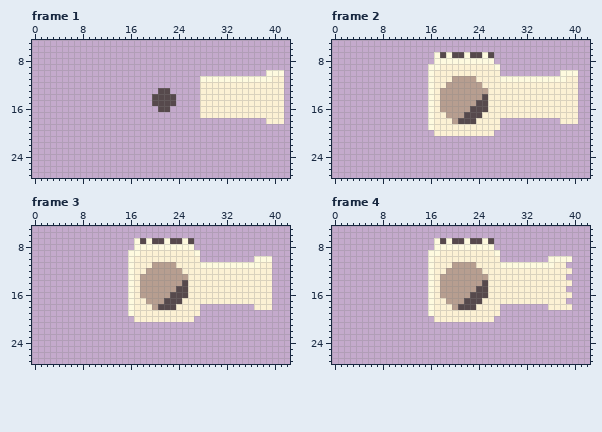
Two states of a pixel-art file, AsepriteFiles/Drafts/Player/Weapons/Animated/tshirtDryerCannon.ase. The picture above is the old version.
45x30 pixels, 11 frames. Shown: frame 1: x 0..42, y 5..27; frame 2: x 0..42, y 5..27; frame 3: x 0..42, y 5..27; frame 4: x 0..42, y 5..27. The commit also changed other frames, which this record leaves out.
The same view after the edit:
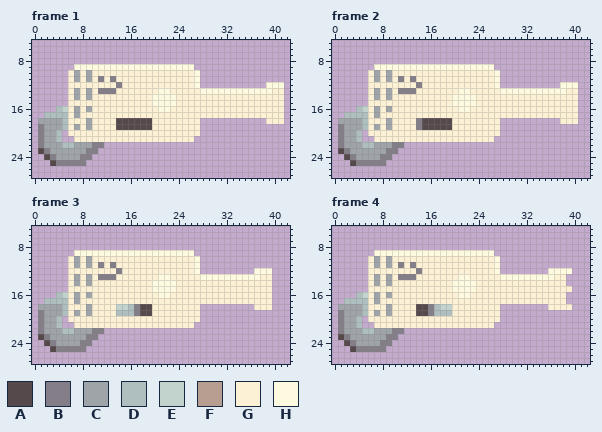
Palette (. is transparent): A #56494c  B #847e89  C #9fa4a9  D #afbfc0  E #c2d3cd  F #b79e90  G #fcf1d4  H #fefadf
Commit: T-shirt Dryer Cannon reworked.
The edit:
Frame 1, layers "Barrel", "Base":
y 9: x 7..26 .................... -> HHHHHHHHHHHHHHHHHHHH
y 10: x 6..27 ...................... -> GCGCGGGGGGGGGGGGGGGGGH; x 39..41 HHH -> ...
y 11: x 6..41 ......................HHHHHHHHHHHHGG -> GCGCGBGBGGGGGGGGGGGGGH..............
y 12: x 6..41 ......................GGGGGGGGGGGGGG -> GGGGGGGGBGGGGGGGGGGGGH...........HHH
y 13: x 6..39 ...............AA.....GGGGGGGGGGGG -> GCGCGBBBGGGGGGGHHGGGGGHHHHHHHHHHHH
y 14: x 6..27 ..............AAAA.... -> GCGCGGGGGGGGGGHHHHGGGG
y 15: x 6..27 ..............AAAA.... -> GGGGGGGGGGGGGGHHHHGGGG
y 16: x 4..27 .................AA..... -> DEGCGCGGGGGGGGGGGHHGGGGG
y 17: x 2..27 .......................... -> DDDDGCGGGGGGGGGGGGGGGGGGGG
y 18: x 1..27 ........................... -> CCCCDGGGCGGGGAAAAAAGGGGGGGG
y 19: x 1..27 ........................... -> BCCCDGCGCGGGGAAAAAAGGGGGGGG
y 20: x 1..4 .... -> BCCD; x 6..27 ...................... -> GGGGGGGGGGGGGGGGGGGGGG
y 21: x 1..4 .... -> BCCD; x 7..26 .................... -> GGGGGGGGGGGGGGGGGGGG
y 22: x 1..11 ........... -> BCCCDDCCCBB
y 23: x 1..10 .......... -> ABCCCCCCBB
y 24: x 2..9 ........ -> ABCCCCBB
y 25: x 3..8 ...... -> ABBBBB
Frame 2, layers "Barrel", "Base":
y 7: x 17..26 HAHAAHAAHA -> ..........
y 8: x 17..26 HHHHHHHHHH -> ..........
y 9: x 7..15 ......... -> HHHHHHHHH; x 18..27 GGGGGGGGGH -> HHHHHHHHH.
y 10: x 6..16 ..........H -> GCGCGGGGGGG; x 27 G -> H; x 38..40 HHH -> ...
y 11: x 6..16 ..........H -> GCGCGBGBGGG; x 20..23 FFFF -> GGGG; x 27..40 GHHHHHHHHHHHGG -> H.............
y 12: x 6..16 ..........H -> GGGGGGGGBGG; x 19..24 FFFFFF -> GGGGGG; x 27..40 GGGGGGGGGGGGGG -> H..........HHH
y 13: x 6..16 ..........H -> GCGCGBBBGGG; x 18..25 FFFFFFFF -> GGGHHGGG; x 28..38 GGGGGGGGGGG -> HHHHHHHHHHH
y 14: x 6..16 ..........H -> GCGCGGGGGGG; x 18..25 FFFFFFFA -> GGHHHHGG
y 15: x 6..16 ..........H -> GGGGGGGGGGG; x 18..25 FFFFFFAA -> GGHHHHGG
y 16: x 4..16 ............H -> DEGCGCGGGGGGG; x 18..25 FFFFFAAA -> GGGHHGGG
y 17: x 2..16 ..............H -> DDDDGCGGGGGGGGG; x 19..24 FFFAAA -> GGGGGG
y 18: x 1..23 ...............HGGGFAAA -> CCCCDGGGCGGGGBAAAAAGGGG
y 19: x 1..19 ...............HGGG -> BCCCDGCGCGGGGBAAAAA
y 20: x 1..4 .... -> BCCD; x 6..16 ........... -> GGGGGGGGGGG; x 27 . -> G
y 21: x 1..4 .... -> BCCD; x 7..26 .................... -> GGGGGGGGGGGGGGGGGGGG
y 22: x 1..11 ........... -> BCCCDDCCCBB
y 23: x 1..10 .......... -> ABCCCCCCBB
y 24: x 2..9 ........ -> ABCCCCBB
y 25: x 3..8 ...... -> ABBBBB
Frame 3, layers "Barrel", "Base":
y 7: x 17..26 HAHAAHAAHA -> ..........
y 8: x 17..26 HHHHHHHHHH -> ..........
y 9: x 7..15 ......... -> HHHHHHHHH; x 18..27 GGGGGGGGGH -> HHHHHHHHH.
y 10: x 6..16 ..........H -> GCGCGGGGGGG; x 27 G -> H; x 37..39 HHH -> ...
y 11: x 6..16 ..........H -> GCGCGBGBGGG; x 20..23 FFFF -> GGGG; x 27..39 GHHHHHHHHHHGG -> H............
y 12: x 6..16 ..........H -> GGGGGGGGBGG; x 19..24 FFFFFF -> GGGGGG; x 27..39 GGGGGGGGGGGGG -> H.........HHH
y 13: x 6..16 ..........H -> GCGCGBBBGGG; x 18..25 FFFFFFFF -> GGGHHGGG; x 28..37 GGGGGGGGGG -> HHHHHHHHHH
y 14: x 6..16 ..........H -> GCGCGGGGGGG; x 18..25 FFFFFFFA -> GGHHHHGG
y 15: x 6..16 ..........H -> GGGGGGGGGGG; x 18..25 FFFFFFAA -> GGHHHHGG
y 16: x 4..16 ............H -> DEGCGCGGGGGGG; x 18..25 FFFFFAAA -> GGGHHGGG
y 17: x 2..16 ..............H -> DDDDGCGGGGGGGGG; x 19..24 FFFAAA -> GGGGGG
y 18: x 1..23 ...............HGGGFAAA -> CCCCDGGGCGGGGEEDBAAGGGG
y 19: x 1..19 ...............HGGG -> BCCCDGCGCGGGGDDDBAA
y 20: x 1..4 .... -> BCCD; x 6..16 ........... -> GGGGGGGGGGG; x 27 . -> G
y 21: x 1..4 .... -> BCCD; x 7..26 .................... -> GGGGGGGGGGGGGGGGGGGG
y 22: x 1..11 ........... -> BCCCDDCCCBB
y 23: x 1..10 .......... -> ABCCCCCCBB
y 24: x 2..9 ........ -> ABCCCCBB
y 25: x 3..8 ...... -> ABBBBB
Frame 4, layers "Barrel", "Base":
y 7: x 17..26 HAHAAHAAHA -> ..........
y 8: x 17..26 HHHHHHHHHH -> ..........
y 9: x 7..15 ......... -> HHHHHHHHH; x 18..27 GGGGGGGGGH -> HHHHHHHHH.
y 10: x 6..16 ..........H -> GCGCGGGGGGG; x 27 G -> H; x 36..39 HHHH -> ....
y 11: x 6..16 ..........H -> GCGCGBGBGGG; x 20..23 FFFF -> GGGG; x 27..38 GHHHHHHHHHGG -> H...........
y 12: x 6..16 ..........H -> GGGGGGGGBGG; x 19..24 FFFFFF -> GGGGGG; x 27..39 GGGGGGGGGGGGG -> H........HHHH
y 13: x 6..16 ..........H -> GCGCGBBBGGG; x 18..25 FFFFFFFF -> GGGHHGGG; x 28..36 GGGGGGGGG -> HHHHHHHHH
y 14: x 6..16 ..........H -> GCGCGGGGGGG; x 18..25 FFFFFFFA -> GGHHHHGG; x 39 G -> .
y 15: x 6..16 ..........H -> GGGGGGGGGGG; x 18..25 FFFFFFAA -> GGHHHHGG; x 39 . -> G
y 16: x 4..16 ............H -> DEGCGCGGGGGGG; x 18..25 FFFFFAAA -> GGGHHGGG; x 39 G -> .
y 17: x 2..16 ..............H -> DDDDGCGGGGGGGGG; x 19..24 FFFAAA -> GGGGGG
y 18: x 1..23 ...............HGGGFAAA -> CCCCDGGGCGGGGAABDEEGGGG
y 19: x 1..19 ...............HGGG -> BCCCDGCGCGGGGAABDDD
y 20: x 1..4 .... -> BCCD; x 6..16 ........... -> GGGGGGGGGGG; x 27 . -> G
y 21: x 1..4 .... -> BCCD; x 7..26 .................... -> GGGGGGGGGGGGGGGGGGGG
y 22: x 1..11 ........... -> BCCCDDCCCBB
y 23: x 1..10 .......... -> ABCCCCCCBB
y 24: x 2..9 ........ -> ABCCCCBB
y 25: x 3..8 ...... -> ABBBBB
Changed places in both pictures, as pixel boxes (x1, y1, x2, y2):
changed: (38, 64, 284, 166)
changed: (338, 52, 578, 166)
changed: (38, 238, 272, 352)
changed: (338, 238, 572, 352)
